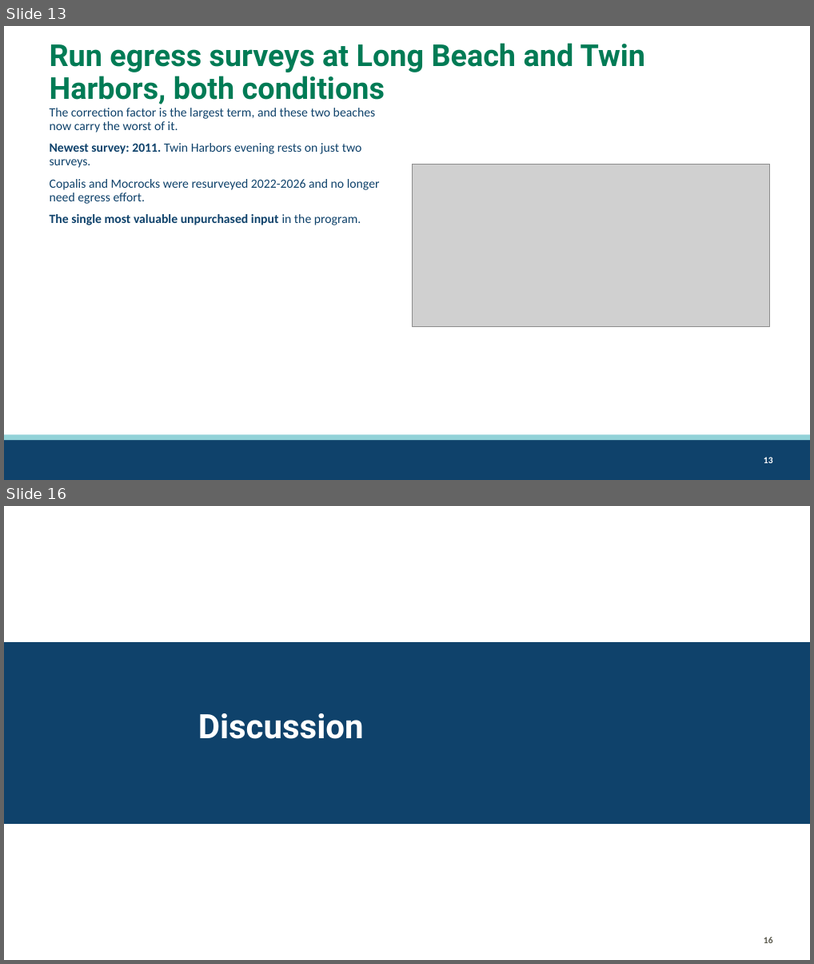
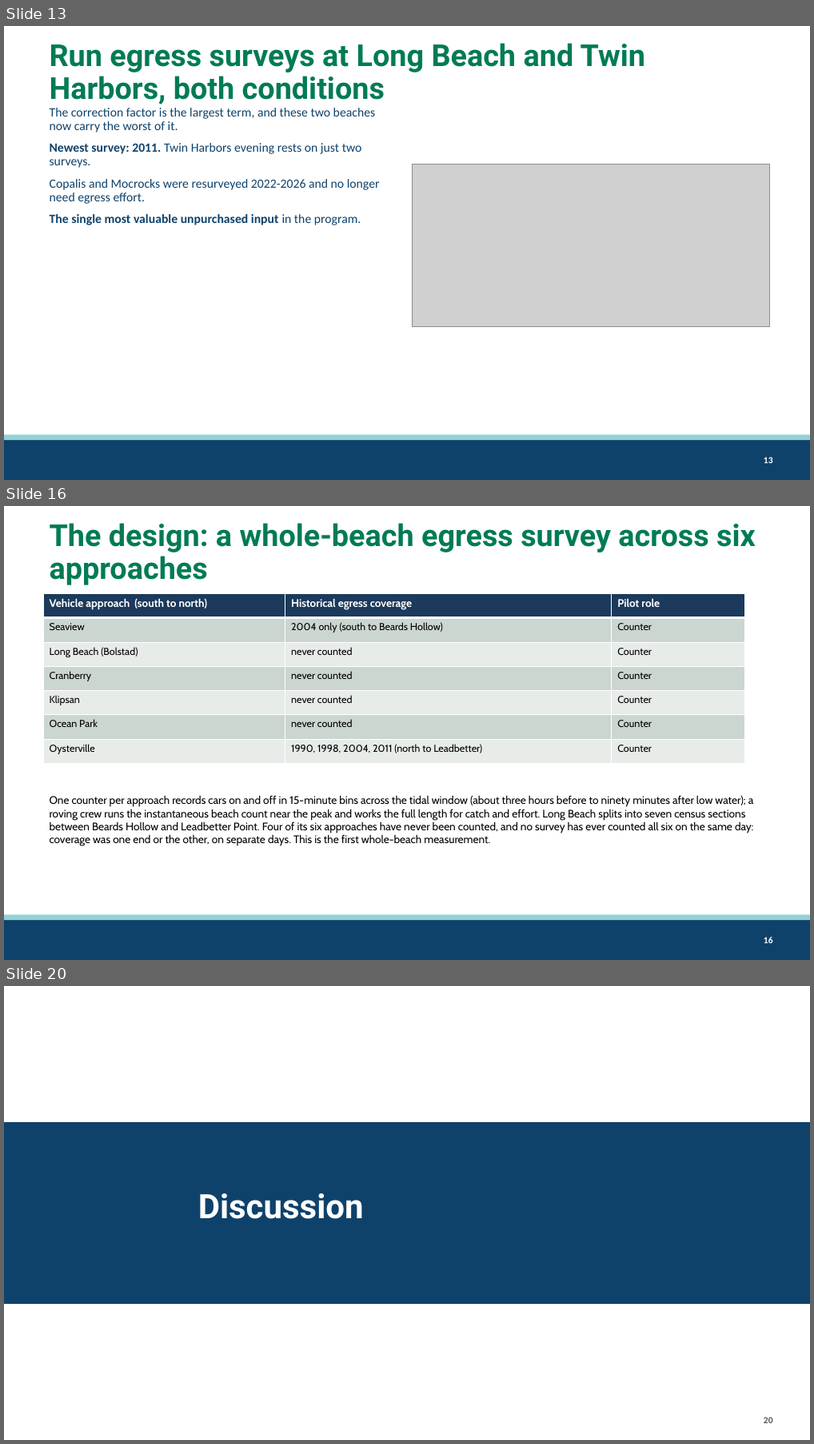
Before and after one commit to mattgeorgephd/razor-clam-harvest-monitoring, a slide deck: 07_presentations/razor-clam-sampling-design.pptx. Shown one above the other, each under a label of ours: slides 13 and 16 before the commit, slides 13, 16 and 20 after it; the slides between them are not shown. The pictures are 814x964 and 814x1444 pixels, drawn with LibreOffice and Linux fonts; fonts in the diff are those of the drawing; grey boxes stand for pictures; background and template pictures are left out. Boxes give left, top, right and bottom in pixels: in the first picture for what was removed or moved away, otherwise in the second. Text is boxed around its words. In the diff, an @@ line names an element or a change of style, - is before the commit and + after.

Commit message:
long beach ingress/egress pilot

```diff
--- a/07_presentations/razor-clam-sampling-design.pptx
+++ b/07_presentations/razor-clam-sampling-design.pptx
@@ slide 16 added at (4, 506, 810, 960), background #FFFFFF; not listed: 3 template elements that a slide beside it also shows @@
@@ title added at (50, 523, 756, 585), 36 pt, text #007B55, bold @@
+The design: a whole-beach egress survey across six approaches
@@ table added at (43, 594, 745, 763), 7 rows, 3 columns @@
+Vehicle approach (south to north) | Historical egress coverage | Pilot role
+Seaview | 2004 only (south to Beards Hollow) | Counter
+Long Beach (Bolstad) | never counted | Counter
+Cranberry | never counted | Counter
+Klipsan | never counted | Counter
+Ocean Park | never counted | Counter
+Oysterville | 1990, 1998, 2004, 2011 (north to Leadbetter) | Counter
@@ text added at (50, 795, 754, 846), 13 pt, text #000000 @@
+One counter per approach records cars on and off in 15-minute bins across the tidal window (about three hours before to ninety minutes after low water); a roving crew runs the instantaneous beach count near the peak and works the full length for catch and effort. Long Beach splits into seven census sections between Beards Hollow and Leadbetter Point. Four of its six approaches have never been counted, and no survey has ever counted all six on the same day: coverage was one end or the other, on separate days. This is the first whole-beach measurement.
@@ what was slide 16 is now slide 20 @@
@@ page number at (764, 1416, 774, 1423): text changed @@
-16
+20
```
Also in this commit, not shown: 6 slides changed, 3 other slides added, 5 other files.
